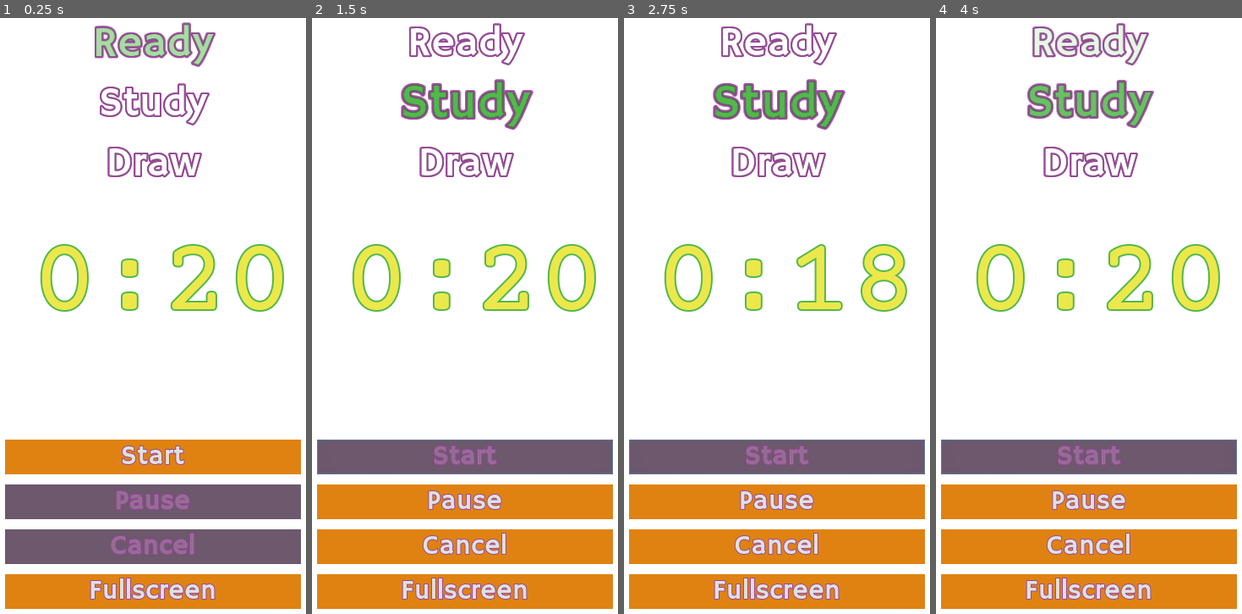
Above: before the commit, frames 1-4 (left to right).
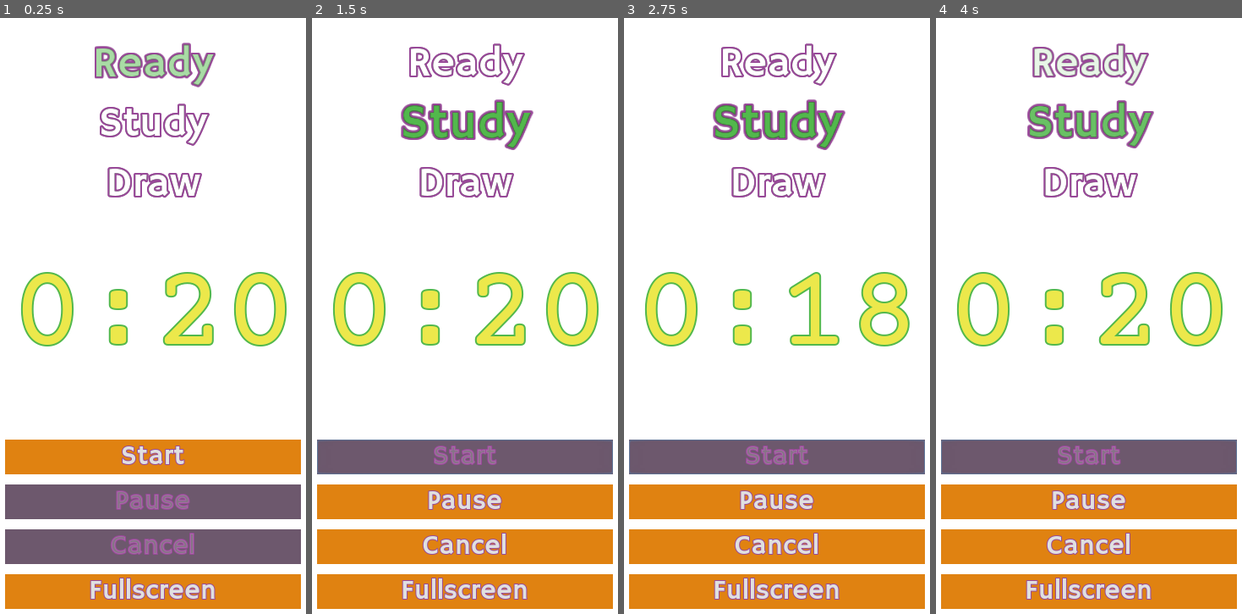
Above: after the commit, the same moments.

Repository: doctor-g/MonsDRAWsityTimer
Game: Godot game, scene res://src/MainScene.tscn
Same seed, same stepped clock (60 frames per second), same inputs: the game is played once before the commit and once after it.
Inputs:
- Up to frame 1 (0.25 s): no input
- Up to frame 2 (1.5 s): click "Start" at 0.5 s
- Up to frame 3 (2.75 s): tap Enter at 2 s
- Up to frame 4 (4 s): click "Cancel" at 2.75 s; click "Start" at 3.5 s

The runs differ from the first frame. In frame 1, 11% of the frame differs, in the area x 6-94%, y 0-56%; in frame 2, 12%; in frame 3, 11%; in frame 4, 12%.

Commit message:
Move the status box downward and increase timer font size

Diff:
--- a/project/src/MainScene.tscn
+++ b/project/src/MainScene.tscn
@@ -24,7 +24,7 @@
 }
 
 [sub_resource type="DynamicFont" id=2]
-size = 128
+size = 140
 outline_size = 2
 outline_color = Color( 0.321569, 0.721569, 0.298039, 1 )
 use_filter = true
@@ -66,7 +66,8 @@
 
 [node name="StatusRow" type="VBoxContainer" parent="."]
 anchor_right = 1.0
-margin_bottom = 61.0
+margin_top = 23.5451
+margin_bottom = 226.545
 grow_horizontal = 2
 custom_constants/separation = 10
 __meta__ = {
@@ -111,10 +112,10 @@
 anchor_top = 0.5
 anchor_right = 0.5
 anchor_bottom = 0.5
-margin_left = -143.5
-margin_top = -122.5
-margin_right = 164.5
-margin_bottom = 38.5
+margin_left = -167.045
+margin_top = -90.546
+margin_right = 168.955
+margin_bottom = 70.454
 size_flags_horizontal = 3
 size_flags_vertical = 6
 custom_fonts/font = SubResource( 2 )
@@ -122,6 +123,7 @@
 text = "0:00"
 align = 1
 __meta__ = {
+"_edit_lock_": true,
 "_edit_use_anchors_": false
 }
 
